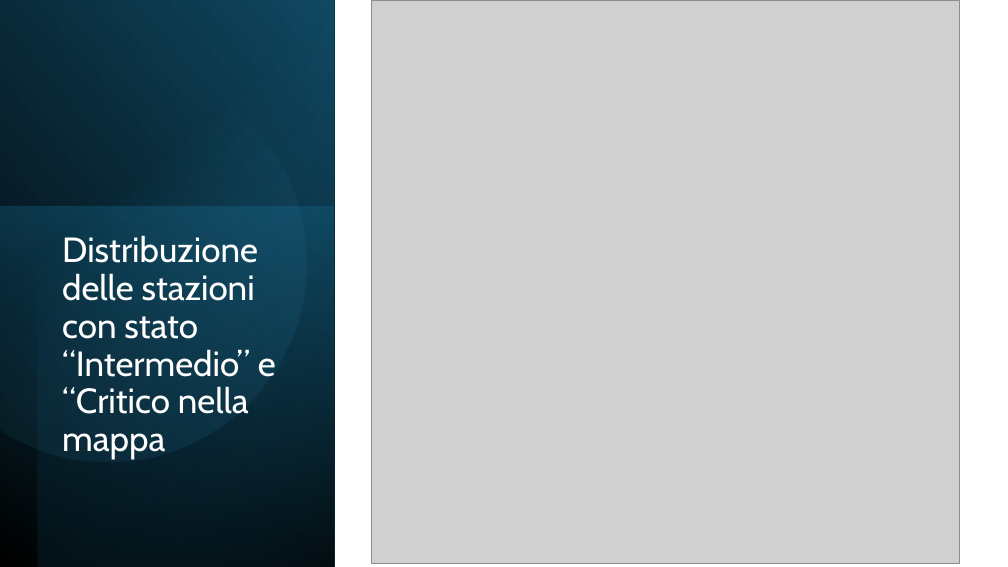
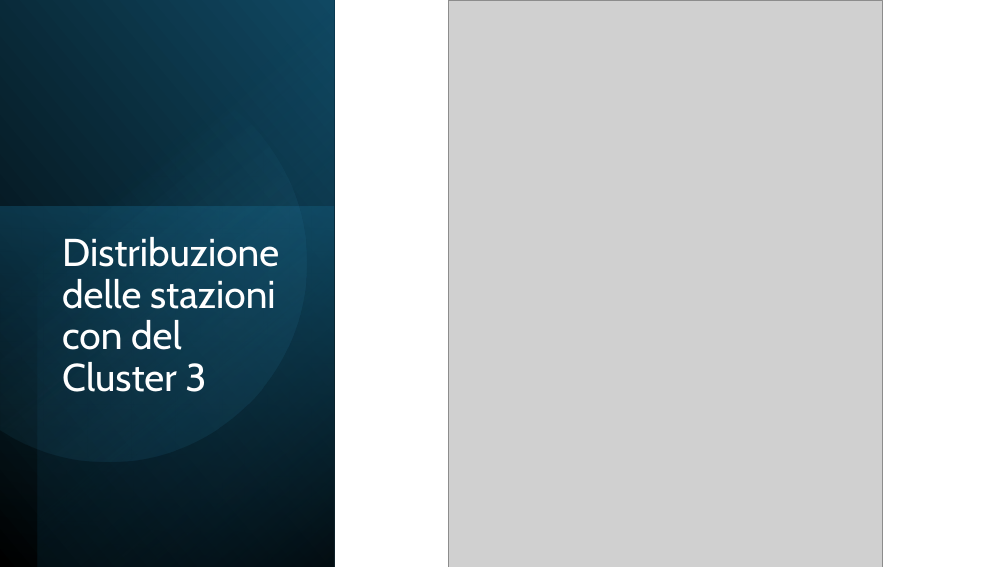
Before and after one commit to AndreaSpolaor/AnalisiTrafficoFerroviario, a slide deck: slide 19 of Analisi del trasporto ferroviario italiano.pptx (slide 18 before the commit). Drawn at 1008x567 pixels with LibreOffice and Linux fonts; fonts in the diff are those of the drawing; grey boxes stand for pictures. Boxes give left, top, right and bottom in pixels: in the first picture for what was removed or moved away, otherwise in the second. Text is boxed around its words. In the diff, an @@ line names an element or a change of style, - is before the commit and + after.

```diff
--- a/Analisi del trasporto ferroviario italiano.pptx
+++ b/Analisi del trasporto ferroviario italiano.pptx
@@ picture: place and size @@
-picture at (372, 0, 960, 563)
+picture at (449, 1, 882, 567)
@@ title at (62, 237, 279, 392): text changed; size 33.3 to 37 pt @@
-Distribuzione delle stazioni con stato “Intermedio” e “Critico nella mappa
+Distribuzione delle stazioni con del Cluster 3
```
Also in this commit, not shown: 8 other slides changed, 1 slide added, 2 other files.
